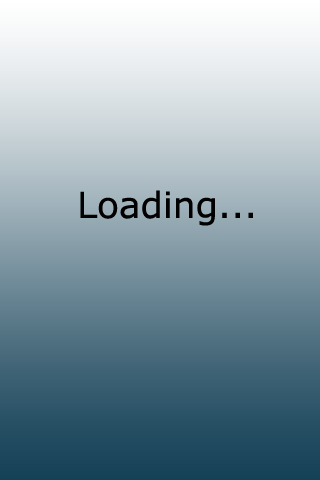
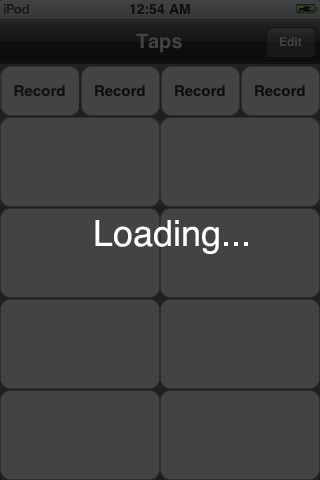
Before/after of a 320px x 480px layered artwork. What changed in the layer stack:
added layer "Loading..." above "Layer 1" over left=95, top=220, right=248, bottom=254
renamed "Loading..." to "Layer 1", opacity 100% → 79%, painted on it over left=0, top=0, right=320, bottom=480
renamed "Layer 1" to "Layer 0", painted on it over left=0, top=0, right=320, bottom=480
